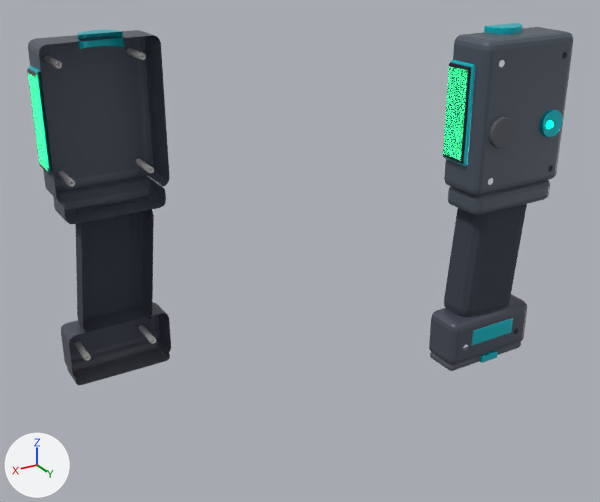
A saved change to the Blender file Soleac_Modelo.blend.
Before and after are seen from a 50 mm lens placed at (0.205, 0.691, 0.319), pointed at (-0.144, 0.11, 0.028). The lights are fixed; the arrows at lower left show +X, +Y and +Z. The older version comes first.

In view in the first picture: 'Screen_Frame.001', 'Screen_Frame.002' and 6 more.
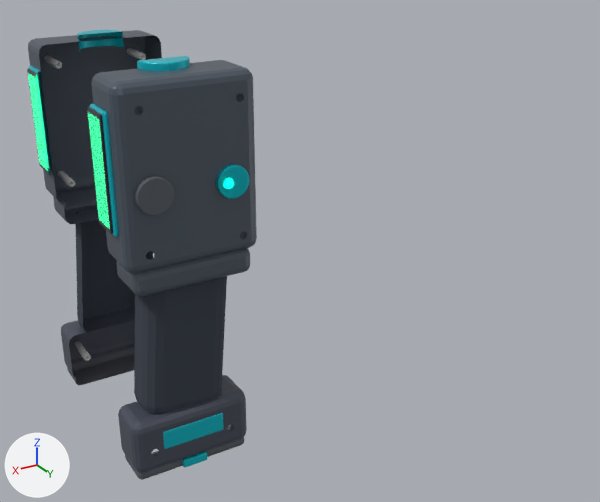
The change in detail:
Object 'Screen_Frame.001' (ob_screen_frame_001) moves from (-0.3074, 0.0868, 0.0186) to (-0.0023, 0.0868, 0.0186).

Location of each change, [x1, y1, x2, y2] in pixels of the pictures (600 x 502 px):
'Screen_Frame.001', moved: before [429, 23, 573, 371]; after [87, 56, 257, 480]
